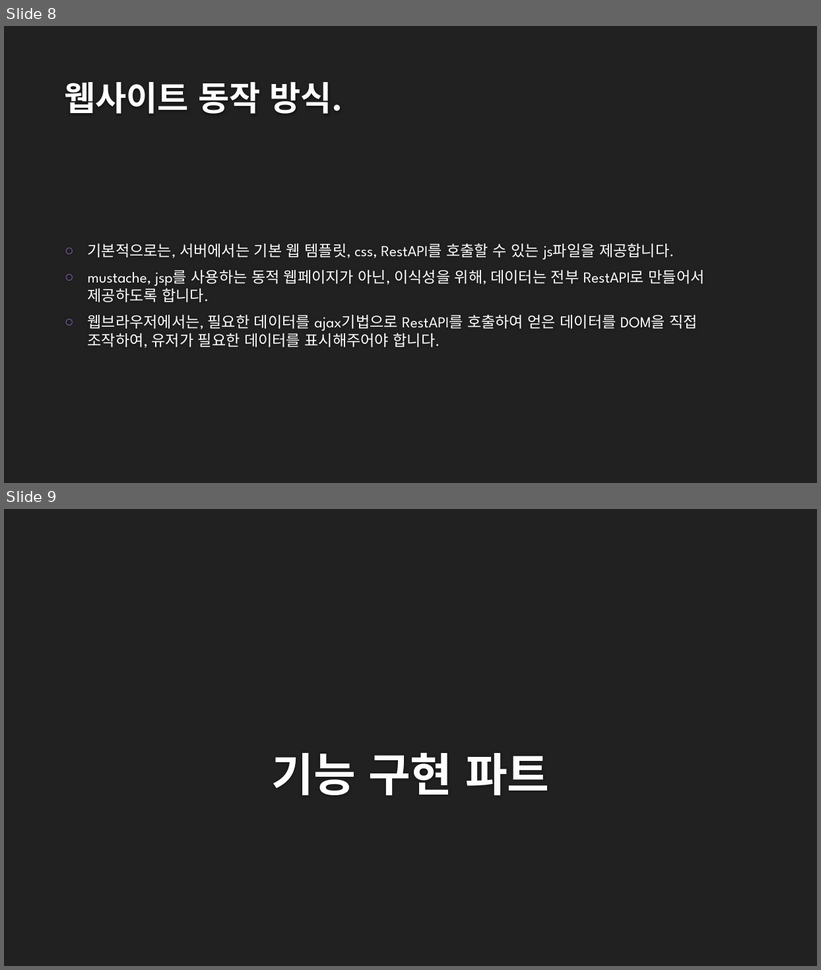
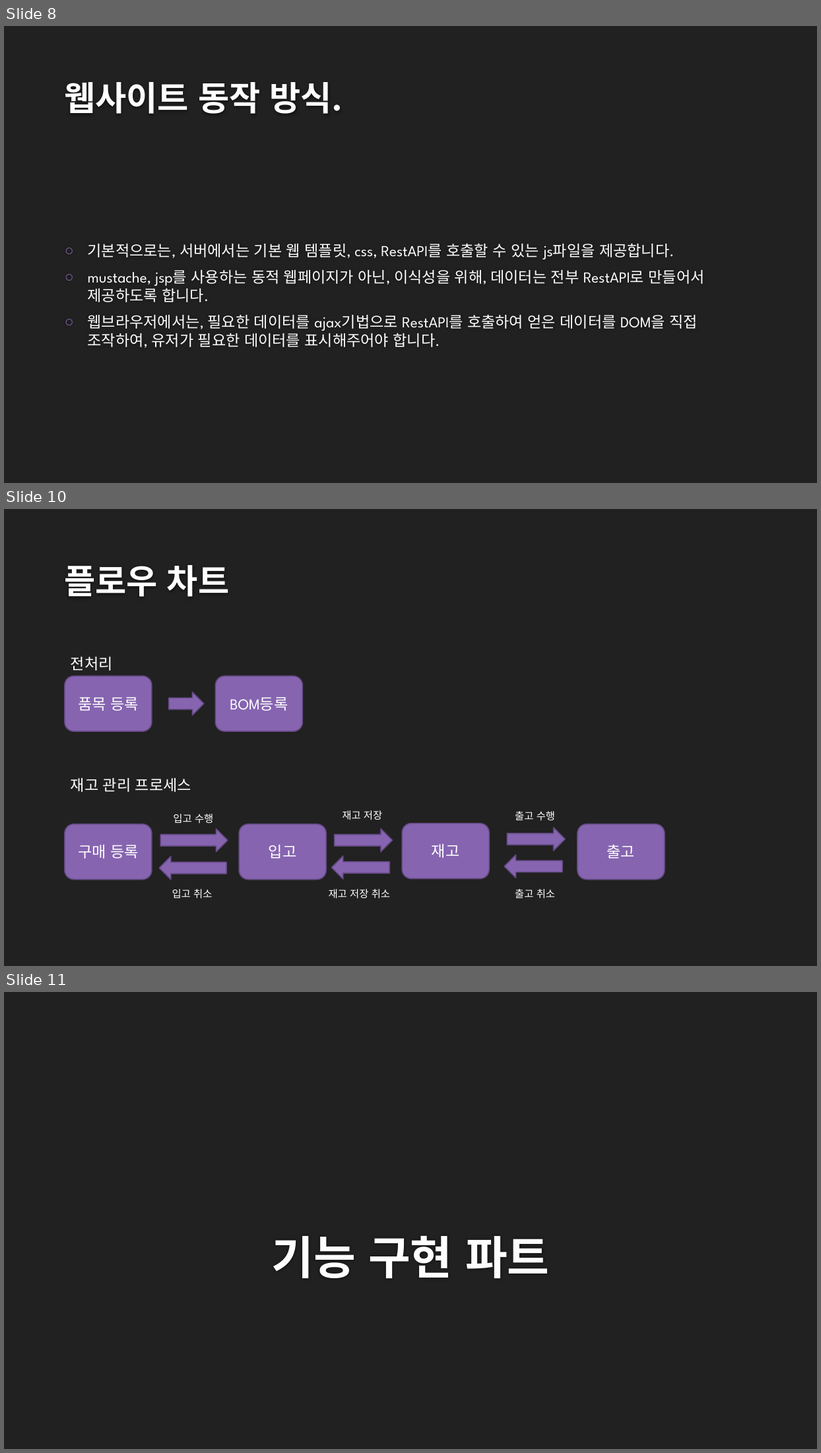
Before and after one commit to J-HyeonSeo/J-InVenTo, a slide deck: src/main/resources/Guide/스프링부트로 재고관리 프로그램 제작하기.pptx. Shown one above the other, each under a label of ours: slides 8 and 9 before the commit, slides 8, 10 and 11 after it; the slides between them are not shown. The pictures are 821x970 and 821x1453 pixels, drawn with LibreOffice and Linux fonts; fonts in the diff are those of the drawing; background and template pictures are left out. Boxes give left, top, right and bottom in pixels: in the first picture for what was removed or moved away, otherwise in the second. Text is boxed around its words. In the diff, an @@ line names an element or a change of style, - is before the commit and + after.

Commit message:
--수행 목록 - 전반적 로직 재검토

```diff
--- a/src/main/resources/Guide/스프링부트로 재고관리 프로그램 제작하기.pptx
+++ b/src/main/resources/Guide/스프링부트로 재고관리 프로그램 제작하기.pptx
@@ slide 10 added at [4,509,817,966], background #212121 @@
@@ title added at [64,565,229,597], 40 pt, text #FEFEFE, bold @@
+플로우 차트
@@ text added at [71,657,113,671], 18 pt, text #FFFFFF @@
+전처리
@@ rounded rectangle added at [64,676,152,731], fill #8664B0, outline #634A82 1.25 pt, 18 pt, text #FFFFFF @@
+품목 등록
@@ rounded rectangle added at [216,676,303,731], fill #8664B0, outline #634A82 1.25 pt, 18 pt, text #FFFFFF @@
+BOM등록
@@ right arrow added at [169,692,204,716], fill #8664B0, outline #634A82 1.25 pt @@
@@ text added at [71,778,191,792], 18 pt, text #FFFFFF @@
+재고 관리 프로세스
@@ rounded rectangle added at [64,824,152,880], fill #8664B0, outline #634A82 1.25 pt, 18 pt, text #FFFFFF @@
+구매 등록
@@ text added at [173,814,213,823], 12 pt, text #FFFFFF @@
+입고 수행
@@ rounded rectangle added at [239,824,326,880], fill #8664B0, outline #634A82 1.25 pt, 18 pt, text #FFFFFF @@
+입고
@@ text added at [342,811,382,821], 12 pt, text #FFFFFF @@
+재고 저장
@@ rounded rectangle added at [403,824,490,879], fill #8664B0, outline #634A82 1.25 pt, 18 pt, text #FFFFFF @@
+재고
@@ text added at [515,811,555,821], 12 pt, text #FFFFFF @@
+출고 수행
@@ rounded rectangle added at [578,824,665,880], fill #8664B0, outline #634A82 1.25 pt, 18 pt, text #FFFFFF @@
+출고
@@ right arrow added at [161,829,228,852], fill #8664B0, outline #634A82 1.25 pt @@
@@ right arrow added at [335,829,393,852], fill #8664B0, outline #634A82 1.25 pt @@
@@ right arrow added at [507,828,565,851], fill #8664B0, outline #634A82 1.25 pt @@
@@ right arrow added at [160,857,226,880], fill #8664B0, outline #634A82 1.25 pt @@
@@ right arrow added at [331,856,389,879], fill #8664B0, outline #634A82 1.25 pt @@
@@ right arrow added at [505,855,563,879], fill #8664B0, outline #634A82 1.25 pt @@
@@ text added at [172,889,212,899], 12 pt, text #FFFFFF @@
+입고 취소
@@ text added at [329,889,390,899], 12 pt, text #FFFFFF @@
+재고 저장 취소
@@ text added at [515,889,555,898], 12 pt, text #FFFFFF @@
+출고 취소
@@ what was slide 9 is now slide 11 @@
```
Also in this commit, not shown: 1 slide changed, 1 other slide added, 17 other files.
